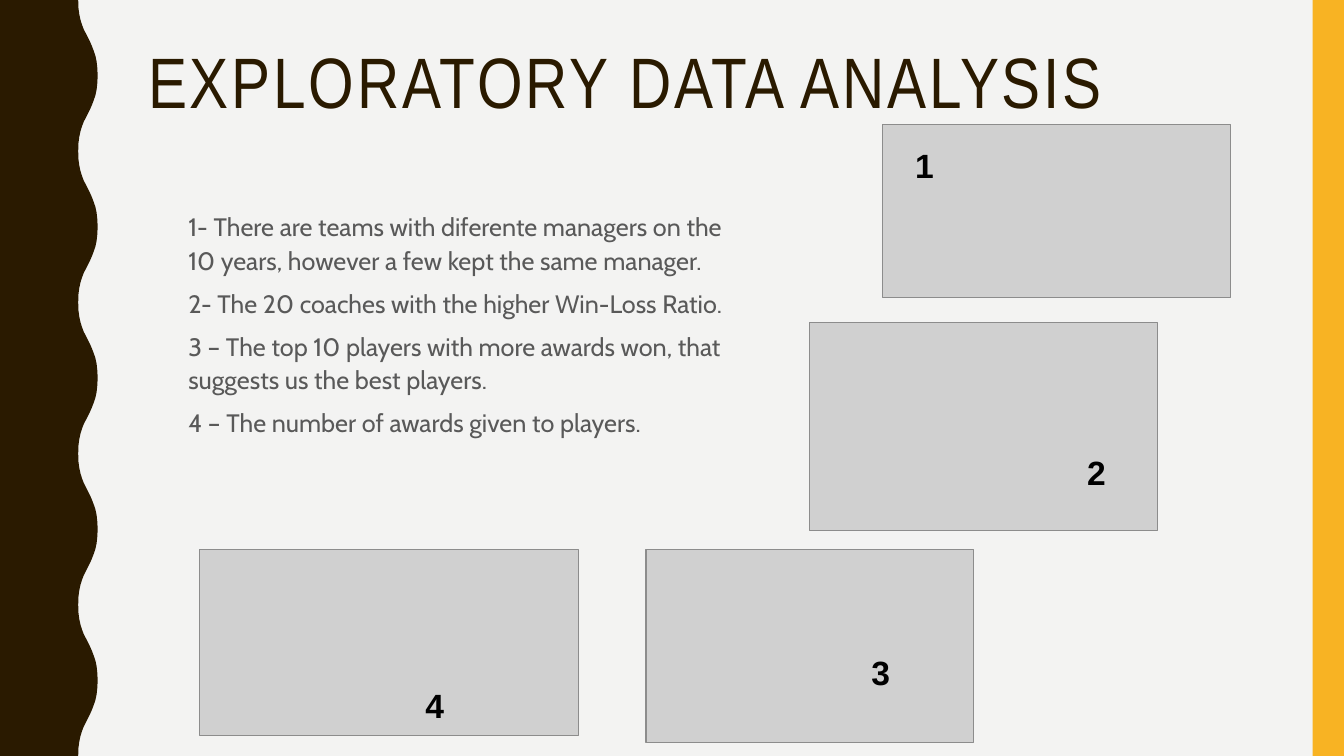
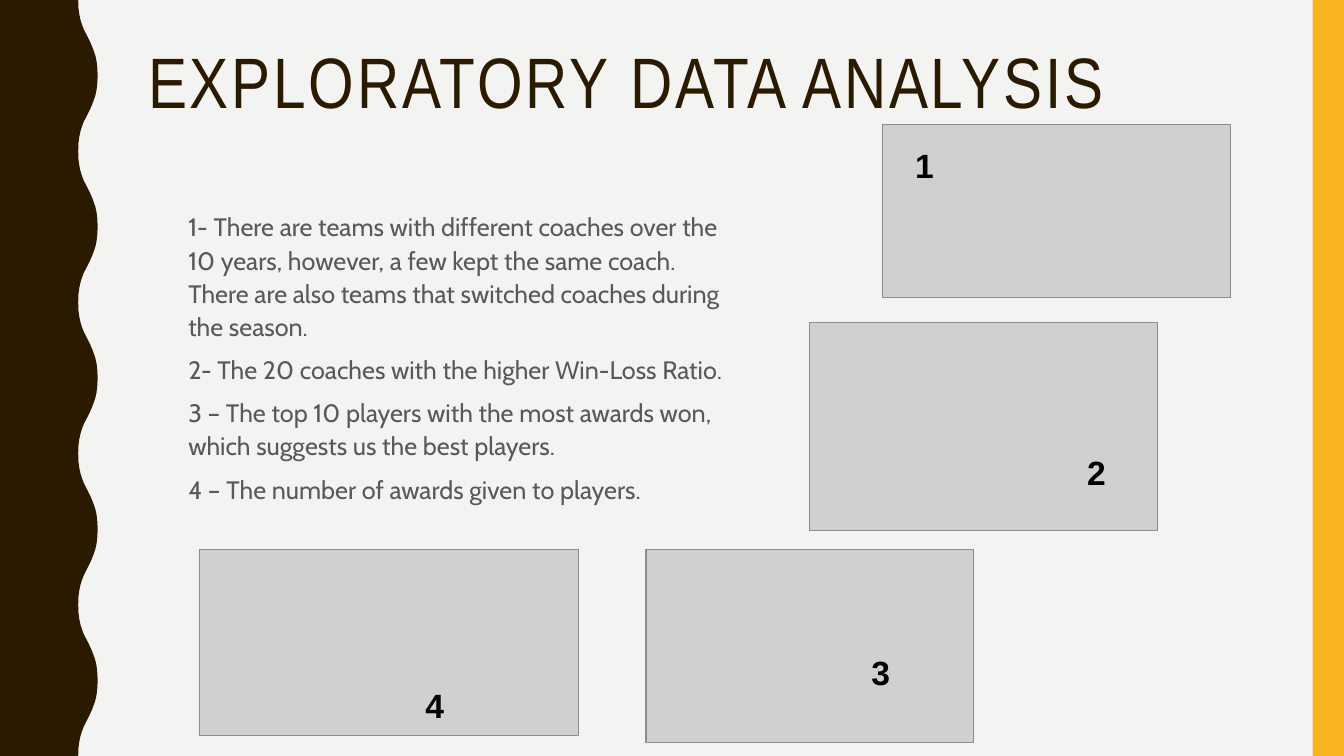
Before and after one commit to afs202005277/AC, a slide deck: slide 3 of ppt projeto.pptx. Drawn at 1344x756 pixels with LibreOffice and Linux fonts; fonts in the diff are those of the drawing; grey boxes stand for pictures. Boxes give left, top, right and bottom in pixels: in the first picture for what was removed or moved away, otherwise in the second. Text is boxed around its words. In the diff, an @@ line names an element or a change of style, - is before the commit and + after.

```diff
--- a/ppt projeto.pptx
+++ b/ppt projeto.pptx
@@ text at (188, 217, 719, 336): text changed @@
-1- There are teams with diferente managers on the 10 years, however a few kept the same manager.
+1- There are teams with different coaches over the 10 years, however, a few kept the same coach. There are also teams that switched coaches during the season.
@@ text at (188, 403, 712, 462): text changed @@
-3 – The top 10 players with more awards won, that suggests us the best players.
+3 – The top 10 players with the most awards won, which suggests us the best players.
```
Also in this commit, not shown: 5 other slides changed, 1 slide added, 1 slide removed.
